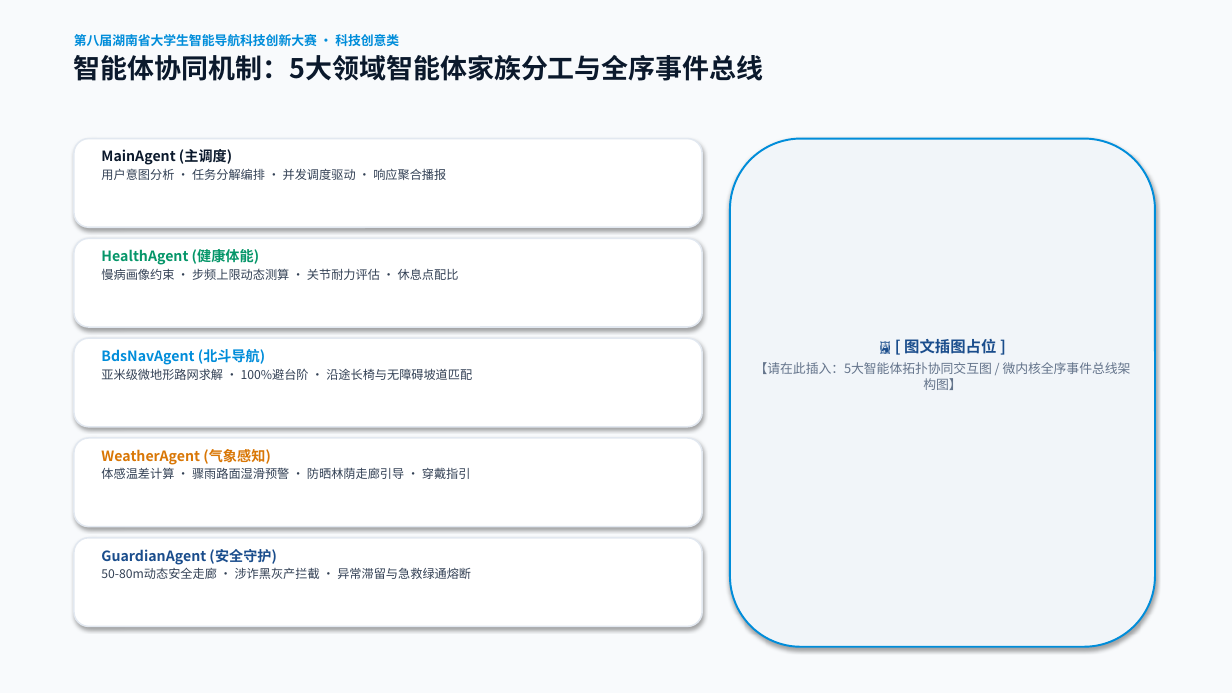
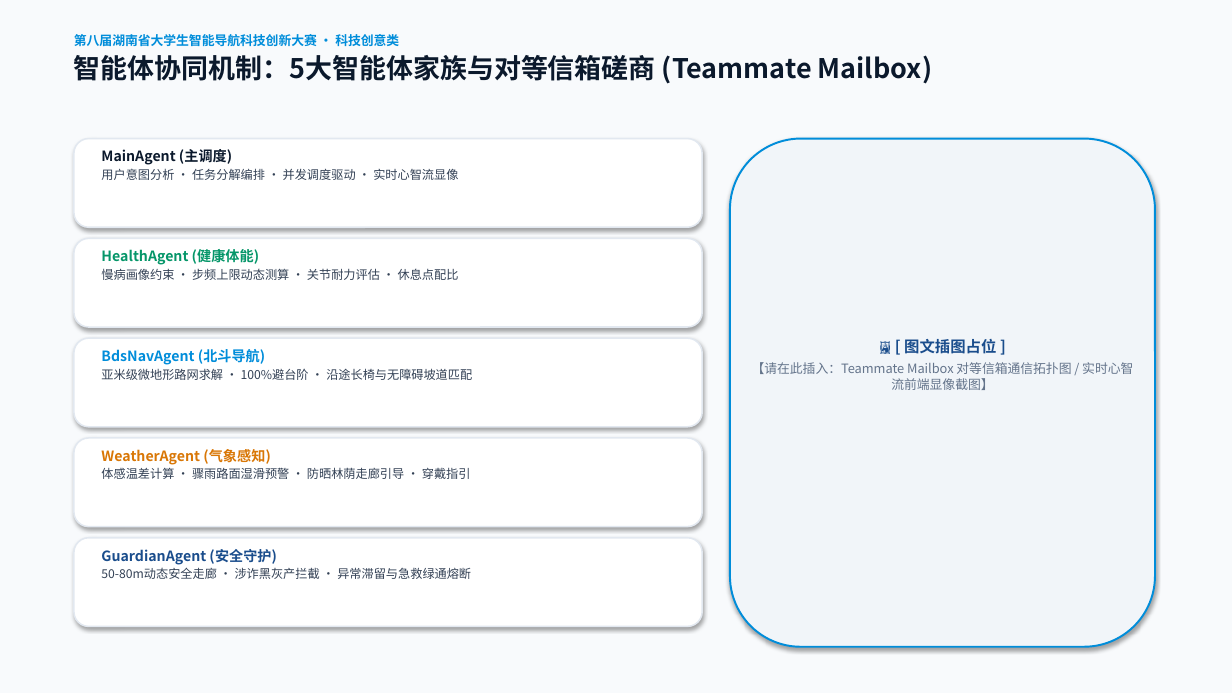
Before and after one commit to yockkkk/laoyouji, a slide deck: slide 8 of docs/competition/银发导航智能体：基于多Agent协同的老年人安心出行伴侣_作品介绍PPT.pptx. Drawn at 1232x693 pixels with LibreOffice and Linux fonts; fonts in the diff are those of the drawing. Boxes give left, top, right and bottom in pixels: in the first picture for what was removed or moved away, otherwise in the second. Text is boxed around its words. In the diff, an @@ line names an element or a change of style, - is before the commit and + after.

Commit message:
docs: synchronize technical documentation and competition desktop materials
- Synchronize docs/ARCHITECTURE.md with Teammate Mailbox, Hierarchical Memory, BDS escort, 60fps gesture isolation, role separation, and Docker.
- Update docs/API.md with BDS escort endpoints and Teammate Mailbox SSE events.
- Update docs/DESIGN.md with 60fps Leaflet gesture isolation & elder/child UI separation.
- Update docs/PRD.md and docs/APP_DEPLOY_AND_USER_GUIDE.md with Docker Compose deployment.
- Update 05_COMPETITION_VIDEO_STORYBOARD.md with accurate elder/child roles and technical highlights.
- Regenerate Word proposal report (.docx) without competition text, highlighting technical features.
- Regenerate 18-slide presentation deck (.pptx) with Teammate Mailbox, BDS RTK, 147 tests, and Docker.
- Synchronize all 4 competition preparation materials directly on Desktop.

```diff
--- a/docs/competition/银发导航智能体：基于多Agent协同的老年人安心出行伴侣_作品介绍PPT.pptx
+++ b/docs/competition/银发导航智能体：基于多Agent协同的老年人安心出行伴侣_作品介绍PPT.pptx
@@ text at [74, 55, 932, 84]: text changed @@
-智能体协同机制：5大领域智能体家族分工与全序事件总线
+智能体协同机制：5大智能体家族与对等信箱磋商 (Teammate Mailbox)
@@ text at [101, 168, 458, 180]: text changed @@
-用户意图分析 · 任务分解编排 · 并发调度驱动 · 响应聚合播报
+用户意图分析 · 任务分解编排 · 并发调度驱动 · 实时心智流显像
@@ text at [752, 362, 1133, 390]: text changed @@
-【请在此插入：5大智能体拓扑协同交互图 / 微内核全序事件总线架构图】
+【请在此插入：Teammate Mailbox 对等信箱通信拓扑图 / 实时心智流前端显像截图】
```
Also in this commit, not shown: 2 other slides changed, 13 other files.
